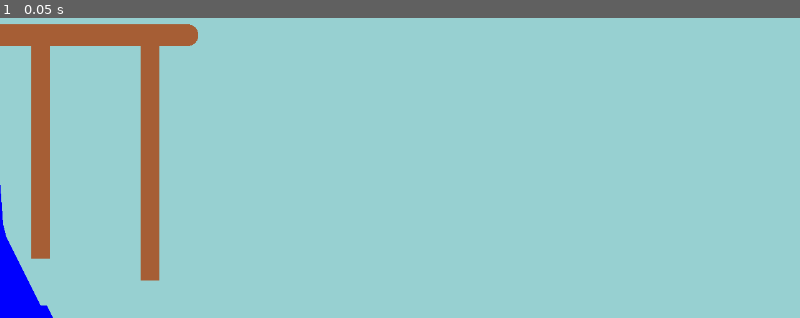
Above: before the commit, frame 1.
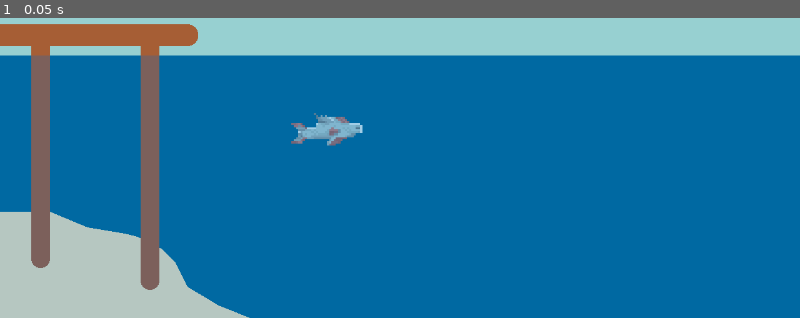
Above: after the commit, the same moment.

Repository: Sfven/something-fish-related
Game: Godot game, scene res://main.tscn
The game is run twice, just before and just after one commit, with the same random seed, the same clock (stepped at 60 frames per second) and the same inputs.
Inputs:
- Up to frame 1 (0.05 s): no input

The runs differ from the first frame. In frame 1, 88% of the frame differs, in the area x 0-100%, y 12-100%.

Commit message:
Updated sand and water, Added foreground node
Update sand coordinates and color and added water in background. Also Added foreground node and draw transparent water effect for foreground.

Diff:
--- /dev/null
+++ b/Foreground.gd
@@ -0,0 +1,17 @@
+@tool
+extends Node2D
+
+
+# Called when the node enters the scene tree for the first time.
+func _ready():
+	pass # Replace with function body.
+
+
+# Called every frame. 'delta' is the elapsed time since the previous frame.
+func _process(delta):
+	queue_redraw()
+	pass
+
+func _draw():
+	draw_rect(Rect2(0.0,300.0,1280,420),Color8(0,102,204,64))
+	pass
--- a/main.gd
+++ b/main.gd
@@ -1,24 +1,20 @@
 @tool
 extends Node2D
 
-func _process(_delta):
+func _process(delta):
 	queue_redraw()
 	pass
 
-var coords_head : Array = [
-	[ 0, 500],  [ 5, 570 ],
-	[ 10,590 ], [ 15,600 ],
-	[ 20,610 ],  [ 25,620 ],
-	[ 30,630 ], [ 35,640 ],
-	[40,650], [45,660 ],
-	[ 50,670 ],  [55,680],
-	[60,690 ],  [65,700],
-	[ 70,700 ],  [ 75,700 ],
-	[ 80,710 ],  [ 85, 720 ],
-	[ 0,720 ]
-]
+var coords_sand : Array = [
+	[ 0, 550], [ 50, 550 ],
+	[ 80,550 ], [ 140, 575 ],
+	[ 170, 580 ], [ 200, 585 ],
+	[ 220, 590 ], [ 240, 600 ],
+	[ 260, 610 ], [ 280, 630 ],
+	[ 300, 670], [350, 700 ],
+	[ 400, 720 ], [ 0, 720 ]]
 
-var head : PackedVector2Array
+var sand : PackedVector2Array
 
 func float_array_to_Vector2Array(coords : Array) -> PackedVector2Array:
 	# Convert the array of floats into a PackedVector2Array.
@@ -29,11 +25,14 @@
 
 func _draw():
 	draw_rect(Rect2(0.0,0.0,1280,720),Color8(151,208,209,255))
+	draw_rect(Rect2(0.0,300.0,1280,420),Color8(0,106,148,255))
+
+	sand = float_array_to_Vector2Array(coords_sand)
+	draw_polygon(sand, [Color8(243, 231, 189, 255)])
+
+	draw_rect(Rect2(50,250.0,30, 375),Color8(166,94,53,255))
+	draw_circle(Vector2(65, 625), 15, Color8(166,94,53,255))
+	draw_rect(Rect2(225,250.0,30, 410),Color8(166,94,53,255))
+	draw_circle(Vector2(240, 660), 15, Color8(166,94,53,255))
 	draw_rect(Rect2(0.0,250.0,300,35),Color8(166,94,53,255))
 	draw_circle(Vector2(300,267.5), 17.5, Color8(166,94,53,255))
-	draw_rect(Rect2(50,250.0,30, 375),Color8(166,94,53,255))
-	draw_rect(Rect2(225,250.0,30, 410),Color8(166,94,53,255))
-
-	head = float_array_to_Vector2Array(coords_head);
-
-	draw_polygon(head, [Color.BLUE])
--- a/main.tscn
+++ b/main.tscn
@@ -1,14 +1,16 @@
-[gd_scene load_steps=3 format=3 uid="uid://bk0ayr2ujvltf"]
+[gd_scene load_steps=4 format=3 uid="uid://bk0ayr2ujvltf"]
 
 [ext_resource type="Script" path="res://main.gd" id="1_75f32"]
-[ext_resource type="Texture2D" uid="uid://ccdfhxc774cd6" path="res://Assets/Basic_Background_WO_Water.png" id="2_tlmb5"]
+[ext_resource type="Texture2D" uid="uid://brsgd4kvmgqwm" path="res://Assets/Fish_1_O.png" id="2_3w1ma"]
+[ext_resource type="Script" path="res://Foreground.gd" id="3_flvsb"]
 
 [node name="Main" type="Node2D"]
 script = ExtResource("1_75f32")
 
-[node name="BasicBackgroundWoWater" type="Polygon2D" parent="."]
-position = Vector2(1975, 352)
-texture = ExtResource("2_tlmb5")
-polygon = PackedVector2Array(640, 360, -640, 360, -640, -360, 640, -360)
-uv = PackedVector2Array(1280, 720, 0, 720, 0, 0, 1280, 0)
-polygons = [PackedInt32Array(0, 1, 2, 3)]
+[node name="Fish1O" type="Sprite2D" parent="."]
+position = Vector2(523.25, 421)
+scale = Vector2(3.54688, 3.25)
+texture = ExtResource("2_3w1ma")
+
+[node name="Foreground" type="Node2D" parent="."]
+script = ExtResource("3_flvsb")
